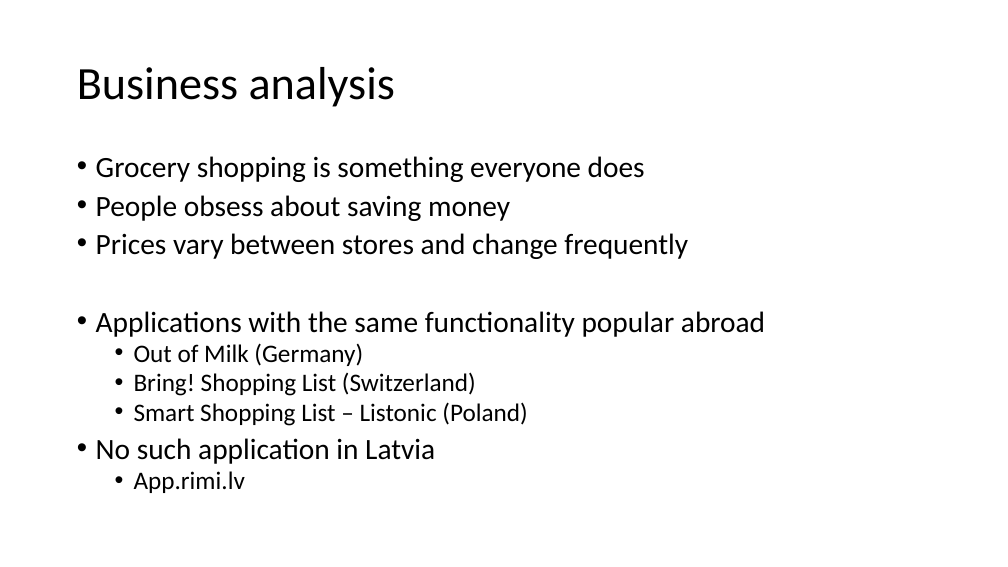
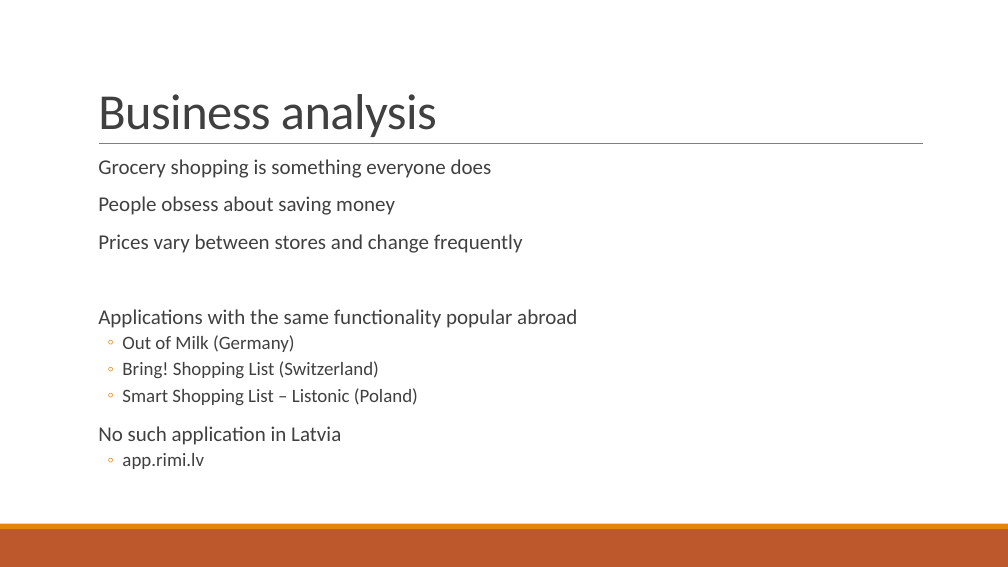
Before and after one commit to bricht/piens-un-maize, a slide deck: slide 2 of presentation/MilknBread.pptx. Drawn at 1008x567 pixels with LibreOffice and Linux fonts; fonts in the diff are those of the drawing. Boxes give left, top, right and bottom in pixels: in the first picture for what was removed or moved away, otherwise in the second. Text is boxed around its words. In the diff, an @@ line names an element or a change of style, - is before the commit and + after.

```diff
--- a/presentation/MilknBread.pptx
+++ b/presentation/MilknBread.pptx
@@ title "Business analysis": place and size @@
-title "Business analysis" at [77, 67, 395, 107]
+title "Business analysis" at [98, 94, 437, 137]
@@ title "Business analysis" at [98, 94, 437, 137]: size 44 to 48 pt, text colour #000000 to #404040, letter spacing 0 to -0.5 pt; line spacing 0.9 to 0.85; vertical alignment middle to bottom @@
@@ line added from (99, 144) to (923, 144), #808080 0.5 pt @@
@@ text at [98, 159, 577, 445]: size 28 to 20 pt in "Grocery shopping is something everyone does", "People obsess about saving money", "Prices vary between stores and change frequently", "Applications with the same functionality popular abroad" and 1 more places; text colour #000000 to #404040; size 24 to 18 pt in "Out of Milk (Germany)", "Bring! Shopping List (Switzerland)", "Smart Shopping List – Listonic (Poland)"; bullet • to  ; line spacing 0.8 to 0.9; more space between paragraphs; bullet • to ◦ @@
@@ text at [122, 453, 204, 469]: text changed; size 24 to 18 pt; text colour #000000 to #404040 @@
-  • App.rimi.lv
+  ◦ app.rimi.lv
@@ rectangle added at [0, 529, 1008, 567], fill #BD582C @@
@@ rectangle added at [0, 524, 1008, 529], fill #E48312 @@
```
Also in this commit, not shown: 9 other slides changed, 1 other file.
